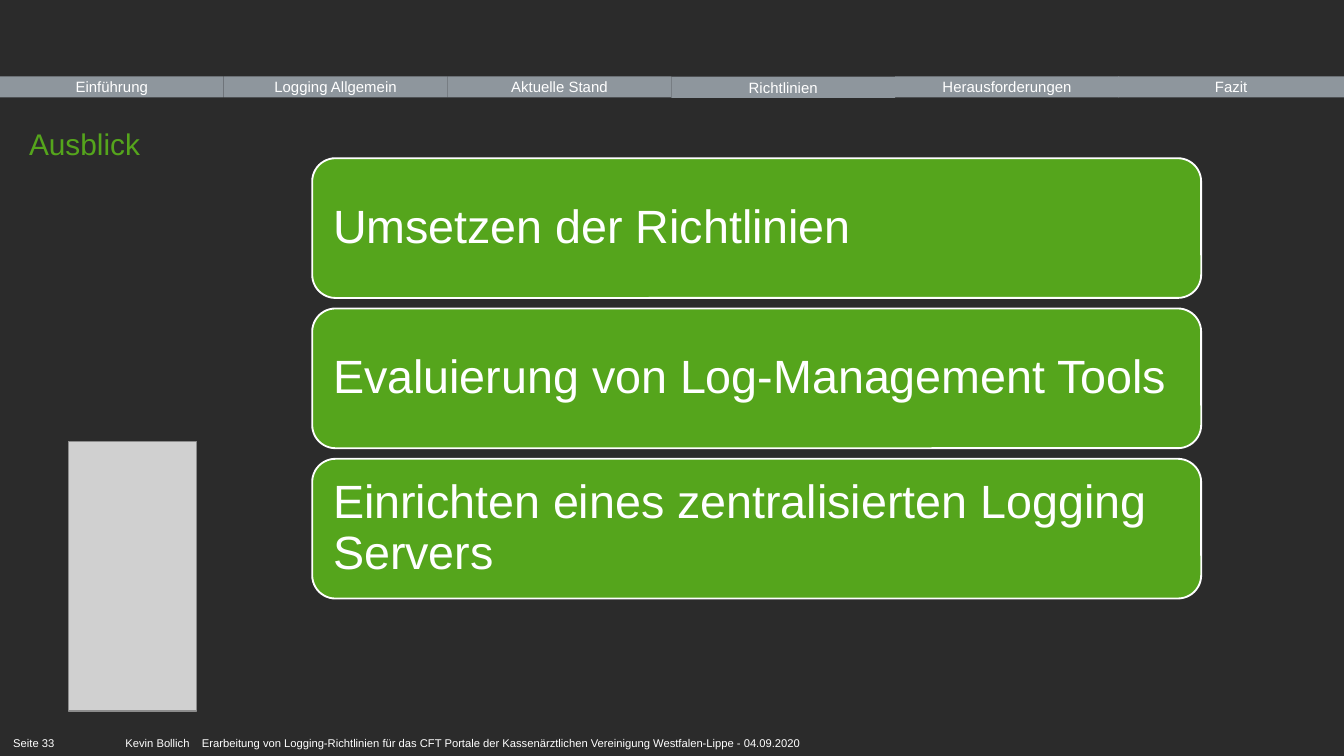
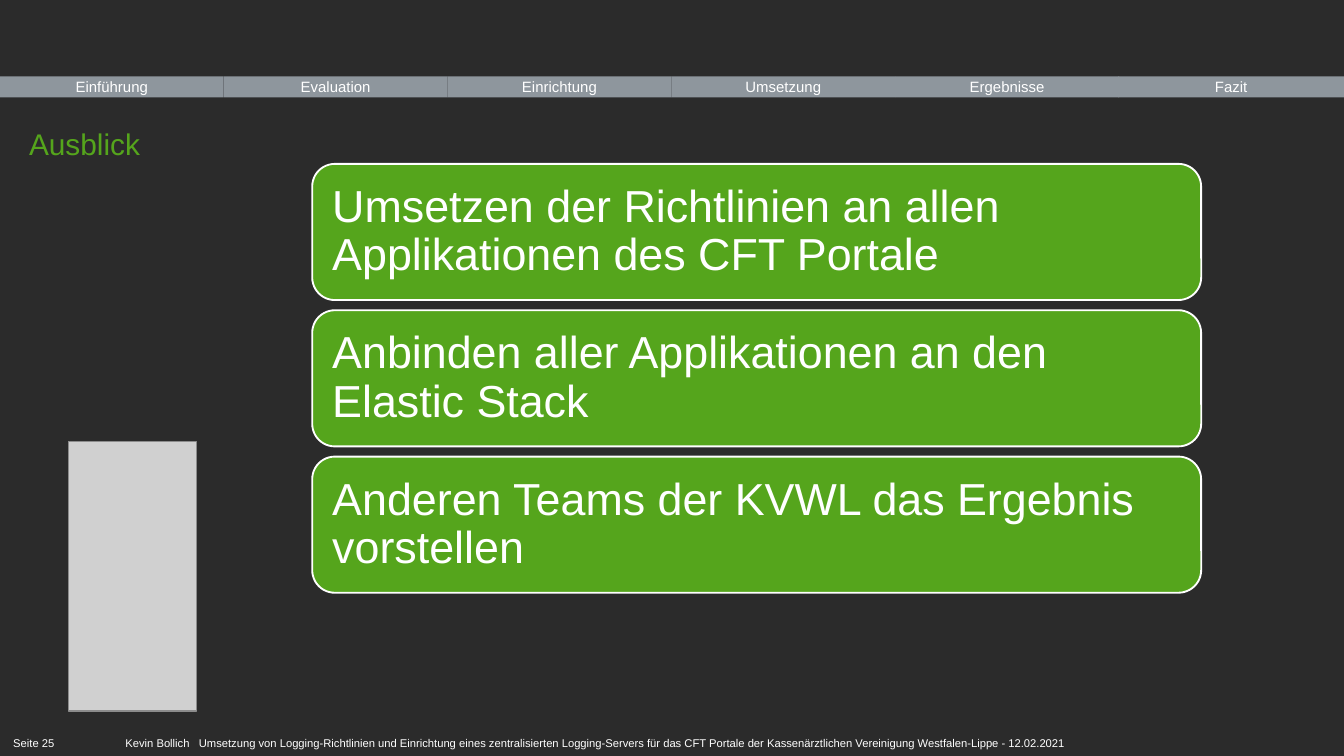
Before and after one commit to kevin-bollich97/Bachelorarbeit, a slide deck: slide 25 of praesentation/Bachelorarbeit-Bollich.pptx (slide 33 before the commit). Drawn at 1344x756 pixels with LibreOffice and Linux fonts; fonts in the diff are those of the drawing; grey boxes stand for pictures; background and template pictures are left out; a plain dark background stands for a picture behind light text. Boxes give left, top, right and bottom in pixels: in the first picture for what was removed or moved away, otherwise in the second. Text is boxed around its words. In the diff, an @@ line names an element or a change of style, - is before the commit and + after.

```diff
--- a/praesentation/Bachelorarbeit-Bollich.pptx
+++ b/praesentation/Bachelorarbeit-Bollich.pptx
@@ text in rectangle at (x1=301, y1=81, x2=371, y2=92): text changed @@
-Logging Allgemein
+Evaluation
@@ text in rectangle at (x1=522, y1=81, x2=597, y2=95): text changed @@
-Aktuelle Stand
+Einrichtung
@@ text in rectangle at (x1=745, y1=82, x2=821, y2=95): text changed @@
-Richtlinien
+Umsetzung
@@ text in rectangle at (x1=970, y1=81, x2=1045, y2=95): text changed @@
-Herausforderungen
+Ergebnisse
@@ rounded rectangle moved from (x1=312, y1=159, x2=1200, y2=298) to (x1=312, y1=164, x2=1200, y2=300) @@
@@ text at (x1=332, y1=189, x2=1000, y2=279): text changed; size 25 to 24 pt @@
-Umsetzen der Richtlinien
+Umsetzen der Richtlinien an allen Applikationen des CFT Portale
@@ text at (x1=332, y1=335, x2=1047, y2=418): text changed; size 25 to 24 pt @@
-Evaluierung von Log-Management Tools
+Anbinden aller Applikationen an den Elastic Stack
@@ rounded rectangle resized from (x1=312, y1=458, x2=1200, y2=598) to (x1=312, y1=457, x2=1200, y2=593) @@
@@ text at (x1=332, y1=482, x2=1134, y2=564): text changed; size 25 to 24 pt @@
-Einrichten eines zentralisierten Logging Servers
+Anderen Teams der KVWL das Ergebnis vorstellen
@@ page number at (x1=13, y1=739, x2=54, y2=747): text changed @@
-Seite 33
+Seite 25
@@ text at (x1=125, y1=739, x2=1064, y2=750): text changed @@
-Kevin Bollich Erarbeitung von Logging-Richtlinien für das CFT Portale der Kassenärztlichen Vereinigung Westfalen-Lippe - 04.09.2020
+Kevin Bollich Umsetzung von Logging-Richtlinien und Einrichtung eines zentralisierten Logging-Servers für das CFT Portale der Kassenärztlichen Vereinigung Westfalen-Lippe - 12.02.2021
```
Also in this commit, not shown: 11 other slides changed, 8 slides removed.
